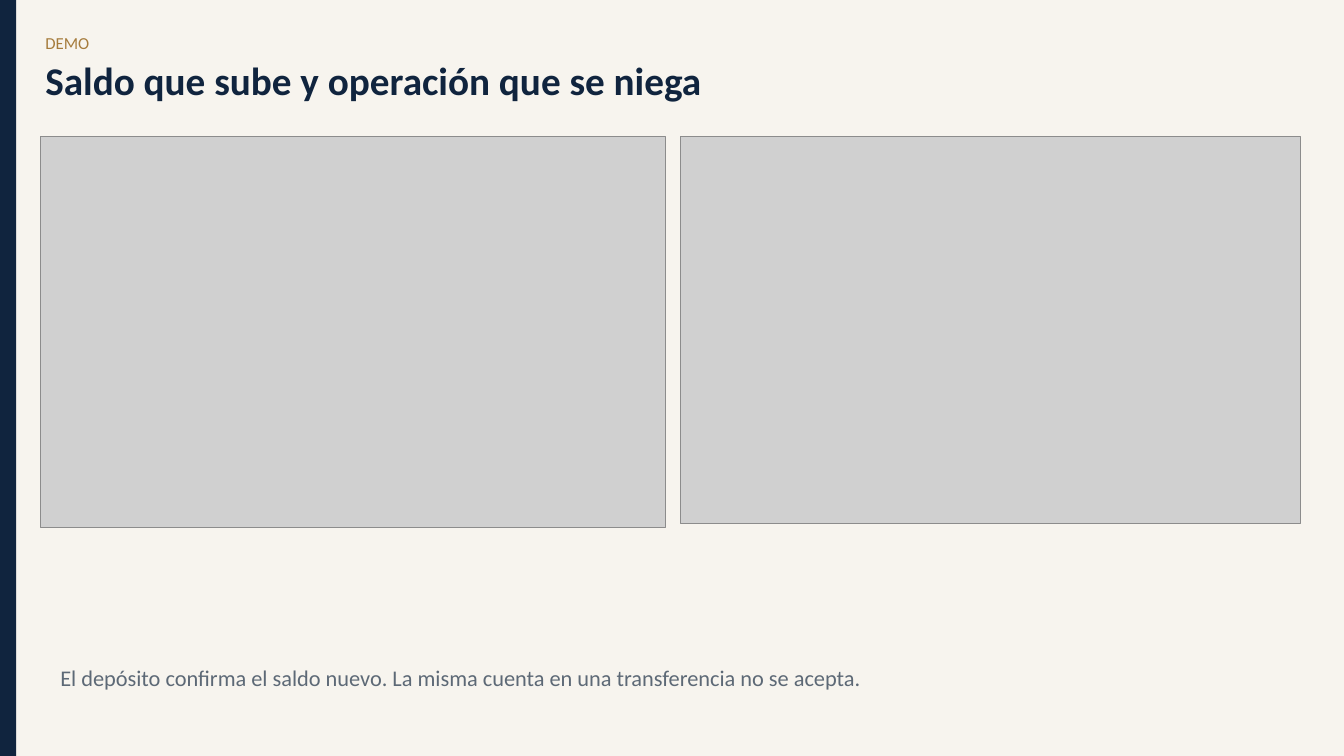
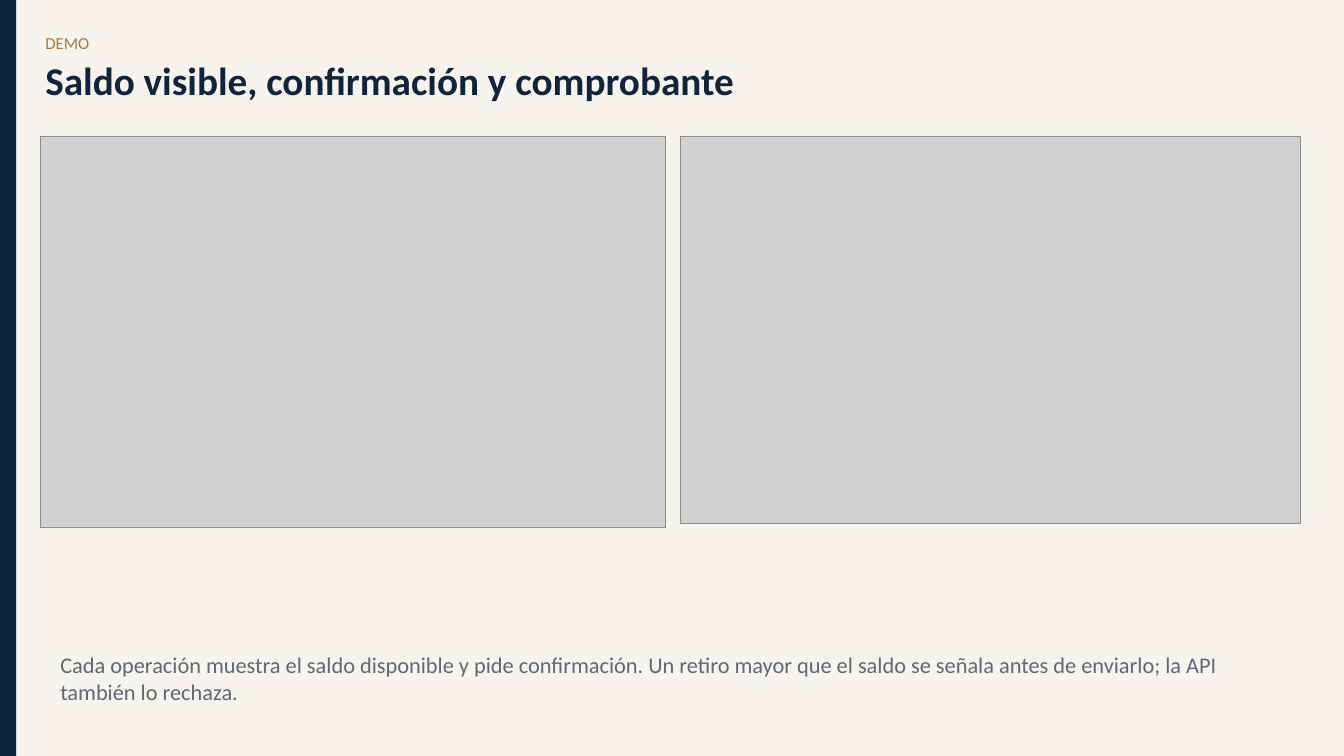
Before and after one commit to afriely-2025553/sistema-bancario, a slide deck: slide 11 of docs/presentacion-sistema-bancario.pptx. Drawn at 1344x756 pixels with LibreOffice and Linux fonts; fonts in the diff are those of the drawing; grey boxes stand for pictures. Boxes give left, top, right and bottom in pixels: in the first picture for what was removed or moved away, otherwise in the second. Text is boxed around its words. In the diff, an @@ line names an element or a change of style, - is before the commit and + after.

```diff
--- a/docs/presentacion-sistema-bancario.pptx
+++ b/docs/presentacion-sistema-bancario.pptx
@@ text at (45, 67, 733, 101): text changed @@
-Saldo que sube y operación que se niega
+Saldo visible, confirmación y comprobante
@@ text at (60, 657, 1216, 700): text changed @@
-El depósito confirma el saldo nuevo. La misma cuenta en una transferencia no se acepta.
+Cada operación muestra el saldo disponible y pide confirmación. Un retiro mayor que el saldo se señala antes de enviarlo; la API también lo rechaza.
```
Also in this commit, not shown: 7 other slides changed, 47 other files.
